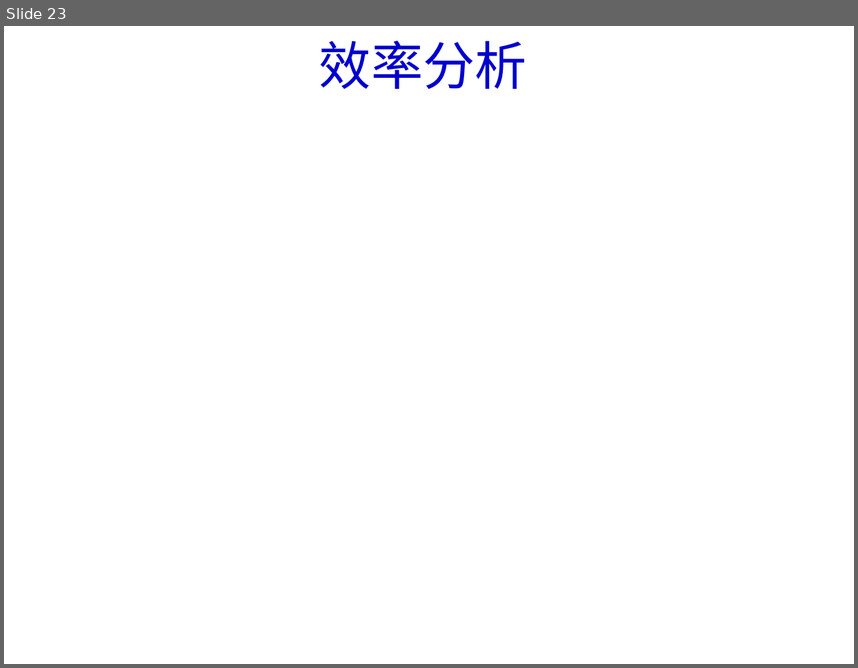
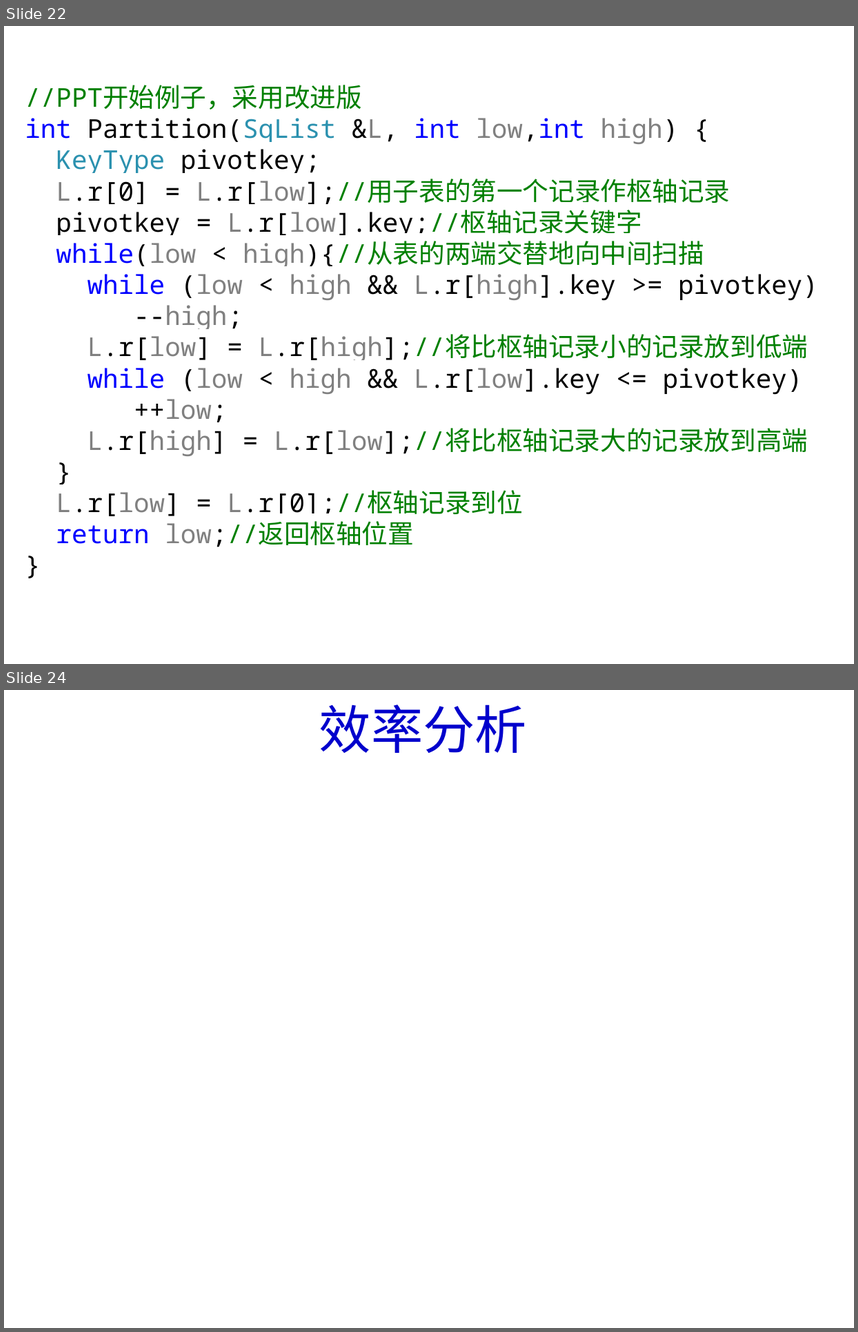
Before and after one commit to Gempittance/Data_Structur_Build, a slide deck: 数据结构PPT/ds10.pptx. Shown one above the other, each under a label of ours: slide 23 before the commit, slides 22 and 24 after it; the slides between them are not shown. The pictures are 858x668 and 858x1332 pixels, drawn with LibreOffice and Linux fonts; fonts in the diff are those of the drawing; background and template pictures are left out. Boxes give left, top, right and bottom in pixels: in the first picture for what was removed or moved away, otherwise in the second. Text is boxed around its words. In the diff, an @@ line names an element or a change of style, - is before the commit and + after.

```diff
--- a/数据结构PPT/ds10.pptx
+++ b/数据结构PPT/ds10.pptx
@@ slide 22 added at box(4, 26, 854, 664), background #FFFFFF @@
@@ text added at box(25, 85, 818, 547), 22 pt, text #000000 @@
+//PPT开始例子，采用改进版
+int Partition(SqList &L, int low,int high) {
+KeyType pivotkey;
+L.r[0] = L.r[low];//用子表的第一个记录作枢轴记录
+pivotkey = L.r[low].key;//枢轴记录关键字
+while(low < high){//从表的两端交替地向中间扫描
+while (low < high && L.r[high].key >= pivotkey)
+--high;
+L.r[low] = L.r[high];//将比枢轴记录小的记录放到低端
+while (low < high && L.r[low].key <= pivotkey)
+++low;
+L.r[high] = L.r[low];//将比枢轴记录大的记录放到高端
+}
+L.r[low] = L.r[0];//枢轴记录到位
+return low;//返回枢轴位置
+}
@@ what was slide 23 is now slide 24 @@
```
Also in this commit, not shown: 6 slides changed, 3 other slides added, 3 slides removed.
